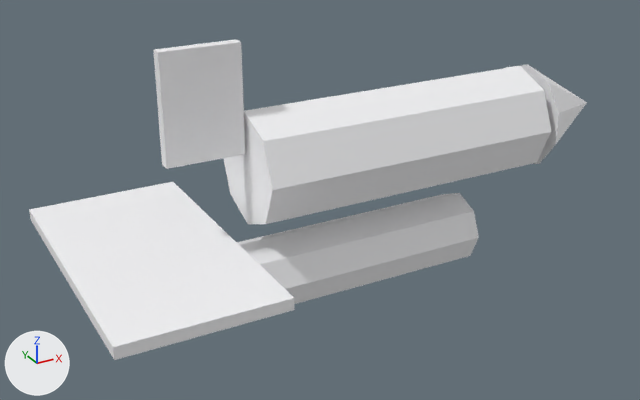
One commit to the glTF model public/studio/v2.15.0/d_spaceshuttle/model.glb: the scene before it, then after it.
Before and after are seen from a camera (50 mm lens) standing at (-4.98, -7.47, 3.23) and looking at (-0.79, 0.14, -0.57). Arrows for +X, +Y and +Z are at lower left; the lights stay in place. The older version comes first. Where no turn or scale is listed for an object, it has been applied to the vertices.

The older version as bpy lines, for what is in view:
```python
me_geometry_0 = bpy.data.meshes.new('geometry_0')
me_geometry_0.from_pydata(...)  # an 8-sided cylinder along x spanning x -1.7..1.7, y -0.6..0.6, z -0.6..0.6
me_geometry_0.materials.append(mat_defaultmaterial)
me_geometry_1 = bpy.data.meshes.new('geometry_1')
me_geometry_1.from_pydata(...)  # a 10-sided cone pointing to +x spanning x 1.81..2.81, y -0.571..0.571, z -0.6..0.6
me_geometry_1.materials.append(mat_defaultmaterial_001)
me_geometry_2 = bpy.data.meshes.new('geometry_2')
me_geometry_2.from_pydata(...)  # a box spanning x -3.55..-1.95, y -1.5..1.5, z -0.75..-0.63
me_geometry_2.materials.append(mat_defaultmaterial_002)
me_geometry_3 = bpy.data.meshes.new('geometry_3')
me_geometry_3.from_pydata(...)  # a box spanning x -2.527..-1.727, y -0.06..0.06, z 0.181..1.281
me_geometry_3.materials.append(mat_defaultmaterial_003)
me_geometry_4 = bpy.data.meshes.new('geometry_4')
me_geometry_4.from_pydata(...)  # an 8-sided cylinder along x spanning x -2.04..0.96, y -0.4..0.4, z -1.61..-0.81
me_geometry_4.materials.append(mat_defaultmaterial_004)
ob_part0 = bpy.data.objects.new('part0', me_geometry_0)
ob_part0.location = (0.0, 0.0, 0.0)
ob_part1 = bpy.data.objects.new('part1', me_geometry_1)
ob_part1.location = (0.0, 0.0, 0.0)
ob_part2 = bpy.data.objects.new('part2', me_geometry_2)
ob_part2.location = (0.0, 0.0, 0.0)
ob_part3 = bpy.data.objects.new('part3', me_geometry_3)
ob_part3.location = (0.0, 0.0, 0.0)
ob_part4 = bpy.data.objects.new('part4', me_geometry_4)
ob_part4.location = (0.0, 0.0, 0.0)
```
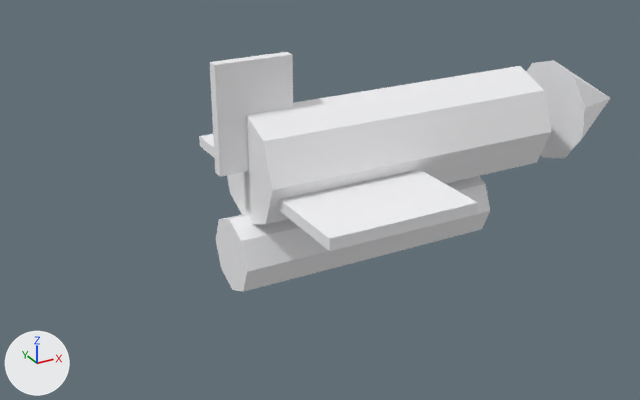
What differs and where, as boxes [x1, y1, x2, y2] in the pictures (640 x 400 px):
'part2', moved
    before: [29, 182, 295, 360]
    after: [199, 134, 478, 251]
'part4', moved
    before: [237, 193, 479, 304]
    after: [216, 176, 490, 292]
'part3', moved
    before: [153, 39, 245, 169]
    after: [210, 52, 293, 177]
'part1', moved
    before: [506, 64, 587, 164]
    after: [526, 60, 610, 158]

Patch to the scene script:
```diff
--- a/public/studio/v2.15.0/d_spaceshuttle/model.glb.py
+++ b/public/studio/v2.15.0/d_spaceshuttle/model.glb.py
@@ me_geometry_1 @@
 # used by ob_part1; location = (0.0, 0.0, 0.0)
-me_geometry_1.from_pydata(...)  # 12 vertices, 20 faces; spans x 1.81..2.81, y -0.571..0.571, z -0.6..0.6
+me_geometry_1.from_pydata(...)  # 12 vertices, 20 faces; spans x 2.2..3.2, y -0.571..0.571, z -0.6..0.6
+# me_geometry_1 part 1: the whole mesh is moved by (0.39, 0.0, 0.0)
 me_geometry_1.materials.append(mat_defaultmaterial_001)
@@ me_geometry_2 @@
 # used by ob_part2; location = (0.0, 0.0, 0.0)
-me_geometry_2.from_pydata(...)  # 8 vertices, 12 faces; spans x -3.55..-1.95, y -1.5..1.5, z -0.75..-0.63
+me_geometry_2.from_pydata(...)  # 8 vertices, 12 faces; spans x -1.6..0.0, y -1.5..1.5, z -0.26..-0.14
+# me_geometry_2 part 2: the whole mesh is moved by (1.95, 0.0, 0.49)
 me_geometry_2.materials.append(mat_defaultmaterial_002)
@@ me_geometry_3 @@
 # used by ob_part3; location = (0.0, 0.0, 0.0)
-me_geometry_3.from_pydata(...)  # 8 vertices, 12 faces; spans x -2.527..-1.727, y -0.06..0.06, z 0.181..1.281
+me_geometry_3.from_pydata(...)  # 8 vertices, 12 faces; spans x -2.0..-1.2, y -0.06..0.06, z 0.0..1.1
+# me_geometry_3 part 3: the whole mesh is moved by (0.527, 0.0, -0.181)
 me_geometry_3.materials.append(mat_defaultmaterial_003)
@@ me_geometry_4 @@
 # used by ob_part4; location = (0.0, 0.0, 0.0)
-me_geometry_4.from_pydata(...)  # 18 vertices, 32 faces; spans x -2.04..0.96, y -0.4..0.4, z -1.61..-0.81
+me_geometry_4.from_pydata(...)  # 18 vertices, 32 faces; spans x -1.9..1.1, y -0.4..0.4, z -1.3..-0.5
+# me_geometry_4 part 4: the whole mesh is moved by (0.14, 0.0, 0.31)
 me_geometry_4.materials.append(mat_defaultmaterial_004)
```
